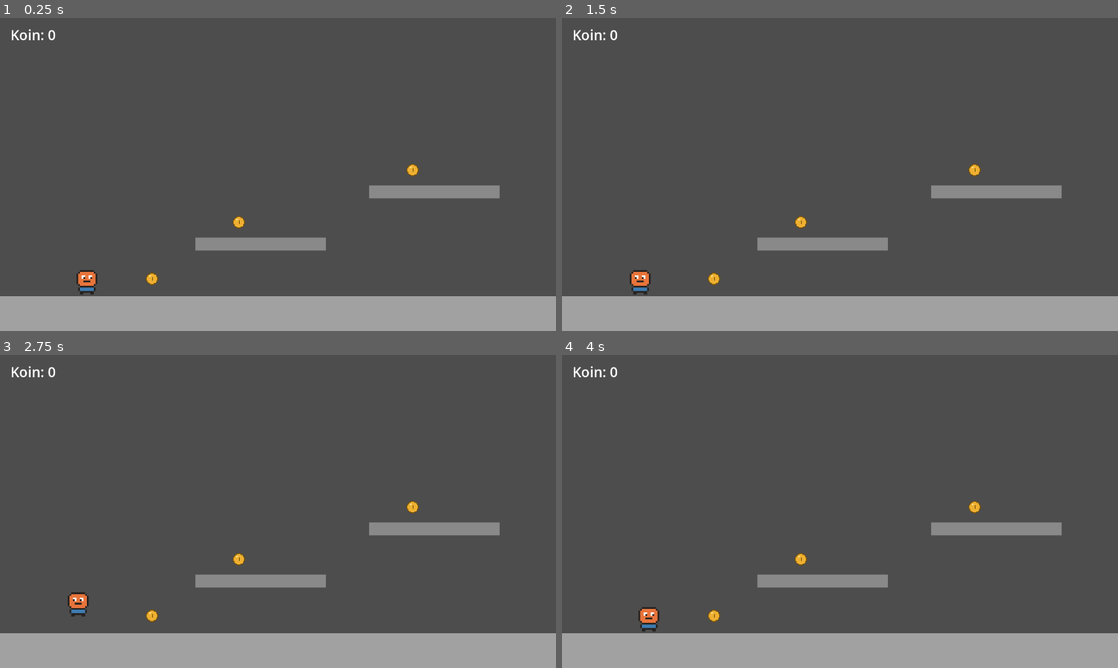
Above: before the commit, frames 1-4 (two rows, left to right).
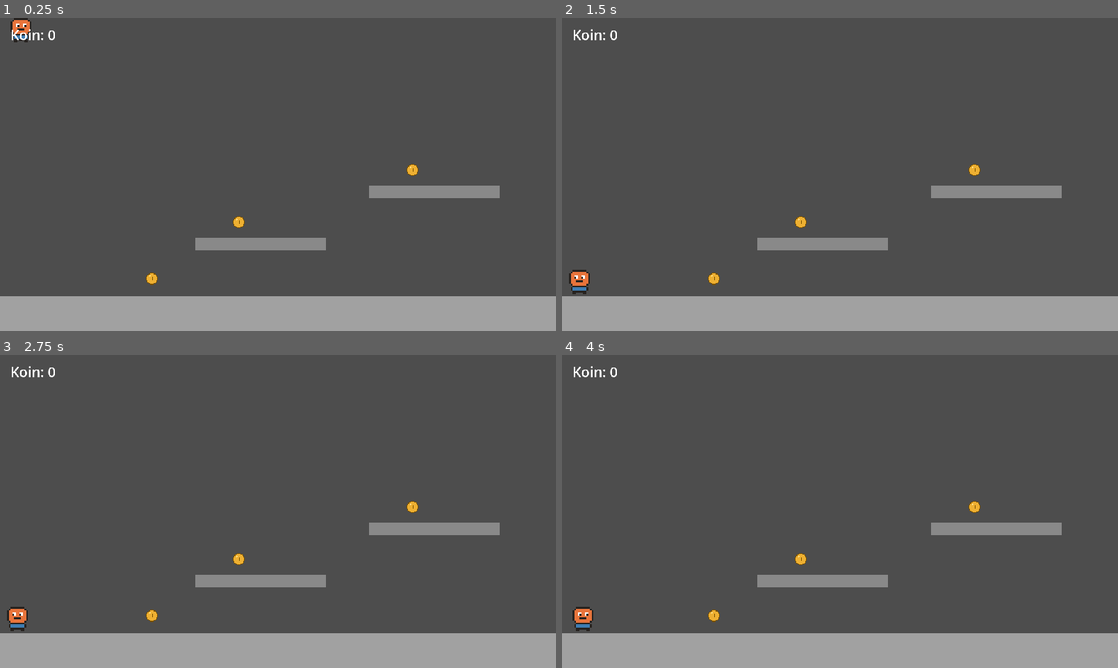
Above: after the commit, the same moments.

Repository: ahmadmuzaki21/Tugas10Game
Game: Godot game, scene res://scenes/main.tscn
The game is run twice, just before and just after one commit, with the same random seed, the same clock (stepped at 60 frames per second) and the same inputs.
Inputs (mouse positions are in pixels of both pictures, inside the frame that each line leads up to):
- Up to frame 1 (0.25 s): no input
- Up to frame 2 (1.5 s): move the mouse to (962, 158) at 0.52 s; tap D (kanan) at 0.6 s; tap A (kiri) at 0.8, 1.35 s; move the mouse to (728, 190) at 1.27 s
- Up to frame 3 (2.75 s): tap Space (lompat) at 1.55, 2.1 s; move the mouse to (333, 442) at 2.02 s; tap W (atas, bound only after the commit) at 2.3 s
- Up to frame 4 (4 s): move the mouse to (812, 574) at 2.77 s; tap W (atas, bound only after the commit) at 2.85 s; tap S (bawah, bound only after the commit) at 3.05, 3.6 s; tap Enter at 3.5 s; move the mouse to (1006, 558) at 3.52 s; tap D (kanan) at 3.8 s

The runs differ from the first frame. In frame 1, 0.5% of the frame differs, in the area x 1-76%, y 0-89%; in frame 2, 0.5%; in frame 3, 0.5%, in the area x 1-76%, y 3-89%; in frame 4, 0.5%.

Commit message:
Menambahkan dan memperbarui project Godot

Diff:
--- a/project.godot
+++ b/project.godot
@@ -18,6 +18,7 @@
 [autoload]
 
 Events="*uid://l4yeqnssioll"
+PemainAtas="*uid://cp50xjx2r5nc7"
 
 [display]
 
@@ -43,6 +44,30 @@
 "events": [Object(InputEventKey,"resource_local_to_scene":false,"resource_name":"","device":-1,"window_id":0,"alt_press …(191 unchanged characters)…
 ]
 }
+atas={
+"deadzone": 0.2,
+"events": [Object(InputEventKey,"resource_local_to_scene":false,"resource_name":"","device":-1,"window_id":0,"alt_pressed":false,"shift_pressed":false,"ctrl_pressed":false,"meta_pressed":false,"pressed":false,"keycode":0,"physical_keycode":87,"key_label":0,"unicode":119,"location":0,"echo":false,"script":null)
+, Object(InputEventKey,"resource_local_to_scene":false,"resource_name":"","device":-1,"window_id":0,"alt_pressed":false,"shift_pressed":false,"ctrl_pressed":false,"meta_pressed":false,"pressed":false,"keycode":0,"physical_keycode":4194320,"key_label":0,"unicode":0,"location":0,"echo":false,"script":null)
+]
+}
+bawah={
+"deadzone": 0.2,
+"events": [Object(InputEventKey,"resource_local_to_scene":false,"resource_name":"","device":-1,"window_id":0,"alt_pressed":false,"shift_pressed":false,"ctrl_pressed":false,"meta_pressed":false,"pressed":false,"keycode":0,"physical_keycode":83,"key_label":0,"unicode":115,"location":0,"echo":false,"script":null)
+, Object(InputEventKey,"resource_local_to_scene":false,"resource_name":"","device":-1,"window_id":0,"alt_pressed":false,"shift_pressed":false,"ctrl_pressed":false,"meta_pressed":false,"pressed":false,"keycode":0,"physical_keycode":4194322,"key_label":0,"unicode":0,"location":0,"echo":false,"script":null)
+]
+}
+maju={
+"deadzone": 0.2,
+"events": [Object(InputEventKey,"resource_local_to_scene":false,"resource_name":"","device":-1,"window_id":0,"alt_pressed":false,"shift_pressed":false,"ctrl_pressed":false,"meta_pressed":false,"pressed":false,"keycode":0,"physical_keycode":87,"key_label":0,"unicode":119,"location":0,"echo":false,"script":null)
+, Object(InputEventKey,"resource_local_to_scene":false,"resource_name":"","device":-1,"window_id":0,"alt_pressed":false,"shift_pressed":false,"ctrl_pressed":false,"meta_pressed":false,"pressed":false,"keycode":0,"physical_keycode":4194320,"key_label":0,"unicode":0,"location":0,"echo":false,"script":null)
+]
+}
+mundur={
+"deadzone": 0.2,
+"events": [Object(InputEventKey,"resource_local_to_scene":false,"resource_name":"","device":-1,"window_id":0,"alt_pressed":false,"shift_pressed":false,"ctrl_pressed":false,"meta_pressed":false,"pressed":false,"keycode":0,"physical_keycode":83,"key_label":0,"unicode":115,"location":0,"echo":false,"script":null)
+, Object(InputEventKey,"resource_local_to_scene":false,"resource_name":"","device":-1,"window_id":0,"alt_pressed":false,"shift_pressed":false,"ctrl_pressed":false,"meta_pressed":false,"pressed":false,"keycode":0,"physical_keycode":4194322,"key_label":0,"unicode":0,"location":0,"echo":false,"script":null)
+]
+}
 
 [rendering]
 
--- /dev/null
+++ b/scenes/dunia_3d.tscn
@@ -0,0 +1,54 @@
+[gd_scene format=3 uid="uid://brw2b0mpo3ij7"]
+
+[ext_resource type="Script" uid="uid://kg6ii2dnac0k" path="res://scripts/pemain_3d.gd" id="1_ho8tm"]
+
+[sub_resource type="PlaneMesh" id="PlaneMesh_wcriq"]
+size = Vector2(40, 40)
+
+[sub_resource type="BoxShape3D" id="BoxShape3D_ho8tm"]
+size = Vector3(40, 1, 40)
+
+[sub_resource type="CylinderShape3D" id="CylinderShape3D_bjptm"]
+
+[sub_resource type="CapsuleMesh" id="CapsuleMesh_0fgfc"]
+
+[node name="Dunia3D" type="Node3D" unique_id=854544186]
+
+[node name="DirectionalLight3D" type="DirectionalLight3D" parent="." unique_id=766290428]
+transform = Transform3D(0.8660254, -0.38302222, 0.32139382, 0, 0.64278764, 0.76604444, -0.5, -0.66341394, 0.5566704, 0, 0, 0)
+
+[node name="Lantai" type="StaticBody3D" parent="." unique_id=370045300]
+
+[node name="MeshInstance3D" type="MeshInstance3D" parent="Lantai" unique_id=1318605248]
+mesh = SubResource("PlaneMesh_wcriq")
+
+[node name="CollisionShape3D" type="CollisionShape3D" parent="Lantai" unique_id=1174751679]
+transform = Transform3D(1, 0, 0, 0, 1, 0, 0, 0, 1, 0, -0.5, 0)
+shape = SubResource("BoxShape3D_ho8tm")
+
+[node name="Rintangan" type="Node3D" parent="." unique_id=65507549]
+
+[node name="Kotak1" type="CSGBox3D" parent="Rintangan" unique_id=934120980]
+transform = Transform3D(1, 0, 0, 0, 1, 0, 0, 0, 1, 4, 1, -6)
+use_collision = true
+size = Vector3(2, 2, 2)
+
+[node name="Kotak2" type="CSGBox3D" parent="Rintangan" unique_id=358212975]
+transform = Transform3D(1, 0, 0, 0, 1, 0, 0, 0, 1, -5, 1, -10)
+use_collision = true
+size = Vector3(2, 2, 2)
+
+[node name="Pemain3D" type="CharacterBody3D" parent="." unique_id=506812115]
+transform = Transform3D(1, 0, 0, 0, 1, 0, 0, 0, 1, 0, 1, 0)
+script = ExtResource("1_ho8tm")
+
+[node name="CollisionShape3D" type="CollisionShape3D" parent="Pemain3D" unique_id=967422874]
+shape = SubResource("CylinderShape3D_bjptm")
+
+[node name="MeshInstance3D" type="MeshInstance3D" parent="Pemain3D" unique_id=2030161405]
+mesh = SubResource("CapsuleMesh_0fgfc")
+
+[node name="Kepala" type="Node3D" parent="Pemain3D" unique_id=520133260]
+transform = Transform3D(1, 0, 0, 0, 1, 0, 0, 0, 1, 0, 0.6, 0)
+
+[node name="Camera3D" type="Camera3D" parent="Pemain3D/Kepala" unique_id=260358349]
--- a/scenes/main.tscn
+++ b/scenes/main.tscn
@@ -2,13 +2,19 @@
 
 [ext_resource type="PackedScene" uid="uid://bwv703ddmewa0" path="res://scenes/platfrom_1.tscn" id="1_0wfyh"]
 [ext_resource type="PackedScene" uid="uid://gndlioabrpjj" path="res://scenes/pemain.tscn" id="1_o5qli"]
-[ext_resource type="PackedScene" uid="uid://c8r63ysq0rdg1" path="res://scenes/koin.tscn" id="3_jyhfs"]
+[ext_resource type="Script" uid="uid://bm46qvh5ellaj" path="res://scripts/main.gd" id="1_tbgi4"]
+[ext_resource type="PackedScene" uid="uid://brw2b0mpo3ij7" path="res://scenes/dunia_3d.tscn" id="2_tefeu"]
 [ext_resource type="PackedScene" uid="uid://btl6xtvhpn88b" path="res://scenes/hud.tscn" id="4_tbgi4"]
+[ext_resource type="PackedScene" uid="uid://vmc6r2vlcfek" path="res://scenes/pemain_atas.tscn" id="5_tbgi4"]
 
 [sub_resource type="RectangleShape2D" id="RectangleShape2D_0wfyh"]
 size = Vector2(1600, 80)
 
 [node name="Main" type="Node2D" unique_id=1286026643]
+script = ExtResource("1_tbgi4")
+
+[node name="Dunia3D" parent="." unique_id=854544186 instance=ExtResource("2_tefeu")]
+visible = false
 
 [node name="Dunia" type="Node2D" parent="." unique_id=321119327]
 
@@ -33,16 +39,9 @@
 
 [node name="Koin" type="Node2D" parent="." unique_id=689461195]
 
-[node name="Koin1" parent="Koin" unique_id=1019905670 instance=ExtResource("3_jyhfs")]
-position = Vector2(350, 600)
+[node name="Pemain" parent="." unique_id=1396165144 instance=ExtResource("1_o5qli")]
 
-[node name="Koin2" parent="Koin" unique_id=266551526 instance=ExtResource("3_jyhfs")]
-position = Vector2(550, 470)
-
-[node name="Koin3" parent="Koin" unique_id=1267390912 instance=ExtResource("3_jyhfs")]
-position = Vector2(950, 350)
-
-[node name="Pemain" parent="." unique_id=1396165144 instance=ExtResource("1_o5qli")]
-position = Vector2(200, 580)
+[node name="PemainAtas" parent="." unique_id=589588002 instance=ExtResource("5_tbgi4")]
+visible = false
 
 [node name="HUD" parent="." unique_id=1515325089 instance=ExtResource("4_tbgi4")]
--- /dev/null
+++ b/scenes/pemain_atas.tscn
@@ -0,0 +1,17 @@
+[gd_scene format=3 uid="uid://vmc6r2vlcfek"]
+
+[ext_resource type="Script" uid="uid://cp50xjx2r5nc7" path="res://scripts/pemain_atas.gd" id="1_nouhr"]
+[ext_resource type="Texture2D" uid="uid://jv7c2kpamukw" path="res://assets/pemain.png" id="2_eq8km"]
+
+[sub_resource type="CircleShape2D" id="CircleShape2D_bhs7g"]
+radius = 24.0
+
+[node name="PemainAtas" type="CharacterBody2D" unique_id=589588002]
+motion_mode = 1
+script = ExtResource("1_nouhr")
+
+[node name="Sprite2D" type="Sprite2D" parent="." unique_id=1790067968]
+texture = ExtResource("2_eq8km")
+
+[node name="CollisionShape2D" type="CollisionShape2D" parent="." unique_id=1125674604]
+shape = SubResource("CircleShape2D_bhs7g")
--- /dev/null
+++ b/scripts/main.gd
@@ -0,0 +1,16 @@
+extends Node2D
+
+const KOIN := preload("res://scenes/koin.tscn")
+const POSISI_KOIN := [
+	Vector2(350, 600),
+	Vector2(550, 470),
+	Vector2(950, 350),
+]
+
+@onready var wadah: Node2D = $Koin
+
+func _ready() -> void:
+	for pos in POSISI_KOIN:
+		var koin: Node2D = KOIN.instantiate()
+		koin.position = pos
+		wadah.add_child(koin)
--- a/scripts/pemain.gd
+++ b/scripts/pemain.gd
@@ -1,21 +1,44 @@
 extends CharacterBody2D
 
 const LAJU := 300.0
+const AKSEL := 1800.0
+const GESEKAN := 2200.0
 const LOMPAT := -600.0
+const COYOTE := 0.1
+const BUFFER := 0.1
+
+var t_coyote := 0.0
+var t_buffer := 0.0
 
 @onready var gambar: Sprite2D = $Sprite2D
 
 func _physics_process(delta: float) -> void:
-	if not is_on_floor():
-		velocity += get_gravity() * delta
+	if is_on_floor():
+		t_coyote = COYOTE
+	else:
+		t_coyote -= delta
 
-	if Input.is_action_just_pressed("lompat") and is_on_floor():
+	velocity += get_gravity() * delta
+
+	if Input.is_action_just_pressed("lompat"):
+		t_buffer = BUFFER
+	else:
+		t_buffer -= delta
+
+	if t_buffer > 0.0 and t_coyote > 0.0:
 		velocity.y = LOMPAT
+		t_buffer = 0.0
+		t_coyote = 0.0
+
+	if Input.is_action_just_released("lompat") and velocity.y < 0.0:
+		velocity.y *= 0.5
 
 	var arah := Input.get_axis("kiri", "kanan")
-	velocity.x = arah * LAJU
 	if arah != 0.0:
+		velocity.x = move_toward(velocity.x, arah * LAJU, AKSEL * delta)
 		gambar.flip_h = arah < 0.0
+	else:
+		velocity.x = move_toward(velocity.x, 0.0, GESEKAN * delta)
 
 	move_and_slide()
 
--- /dev/null
+++ b/scripts/pemain_3d.gd
@@ -0,0 +1,30 @@
+extends CharacterBody3D
+
+const LAJU := 5.0
+const LOMPAT := 4.5
+const SENS := 0.003
+
+@onready var kepala: Node3D = $Kepala
+
+func _ready() -> void:
+	Input.mouse_mode = Input.MOUSE_MODE_CAPTURED
+
+func _unhandled_input(event: InputEvent) -> void:
+	if event is InputEventMouseMotion:
+		rotate_y(-event.relative.x * SENS)
+		kepala.rotate_x(-event.relative.y * SENS)
+		kepala.rotation.x = clampf(kepala.rotation.x, -1.4, 1.4)
+	if event.is_action_pressed("ui_cancel"):
+		Input.mouse_mode = Input.MOUSE_MODE_VISIBLE
+
+func _physics_process(delta: float) -> void:
+	if not is_on_floor():
+		velocity += get_gravity() * delta
+	if Input.is_action_just_pressed("lompat") and is_on_floor():
+		velocity.y = LOMPAT
+	var masukan := Input.get_vector("kiri", "kanan", "maju", "mundur")
+	var gerak := Vector3(masukan.x, 0.0, masukan.y)
+	var arah := (transform.basis * gerak).normalized()
+	velocity.x = arah.x * LAJU
+	velocity.z = arah.z * LAJU
+	move_and_slide()
--- /dev/null
+++ b/scripts/pemain_atas.gd
@@ -0,0 +1,7 @@
+extends CharacterBody2D
+
+const LAJU := 250.0
+
+func _physics_process(_delta: float) -> void:
+	velocity = Input.get_vector("kiri", "kanan", "atas", "bawah") * LAJU
+	move_and_slide()
Not shown, added: scripts/main.gd.uid
Not shown, added: scripts/pemain_3d.gd.uid
Not shown, added: scripts/pemain_atas.gd.uid
Not shown, added: .gitattributes
